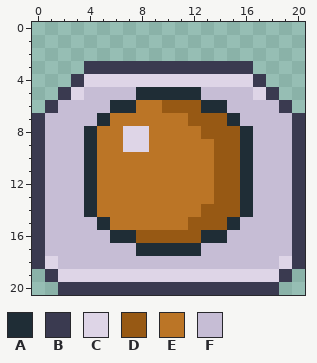
Two states of a pixel-art sprite, Assets/Art/UI/Buttons/Animations/Pressed/ballbutton_Pressed.png. The picture above was drawn from the file before the commit.
The file is 21x21 pixels.
Palette (. is transparent): A #1f2d36  B #3a3a50  C #ded5e7  D #975914  E #bb7526  F #c6bdd5
Pixels before, first column x 0:
 3 ....BBBBBBBBBBBBB....
 4 ...BCCCCCCCCCCCCCB...
 5 ..BCFFFFAAAAAFFFFCB..
 6 .BFFFFAAEEDDDAAFFFFB.
 7 BFFFFAEEEEEEDDDAFFFFB
 8 BFFFAEECCEEEEDDDAFFFB
 9 BFFFAEECCEEEEEDDAFFFB
10 BFFFAEEEEEEEEEDDAFFFB
11 BFFFAEEEEEEEEEDDAFFFB
12 BFFFAEEEEEEEEEDDAFFFB
13 BFFFAEEEEEEEEEDDAFFFB
14 BFFFAEEEEEEEEDDDAFFFB
15 BFFFFAEEEEEEDDDAFFFFB
16 BFFFFFAADDDDDAAFFFFFB
17 BFFFFFFFAAAAAFFFFFFFB
18 BCFFFFFFFFFFFFFFFFFCB
19 .BCCCCCCCCCCCCCCCCCB.
20 ..BBBBBBBBBBBBBBBBB..
After the commit:
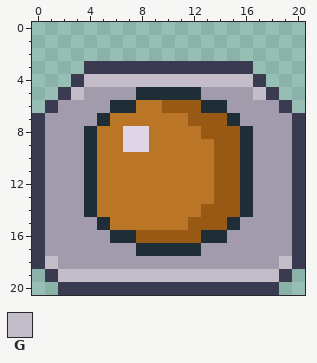
Colours new in this view: G #c3bdc9
The exact change:
colour F: #c6bdd5 -> #a19bac
y 4: x 4..16 CCCCCCCCCCCCC -> GGGGGGGGGGGGG
y 5: x 3 C -> G; x 17 C -> G
y 18: x 1 C -> G; x 19 C -> G
y 19: x 2..18 CCCCCCCCCCCCCCCCC -> GGGGGGGGGGGGGGGGG
Changed places in both pictures, as pixel boxes (x1, y1, x2, y2):
changed: (45, 74, 292, 282)
